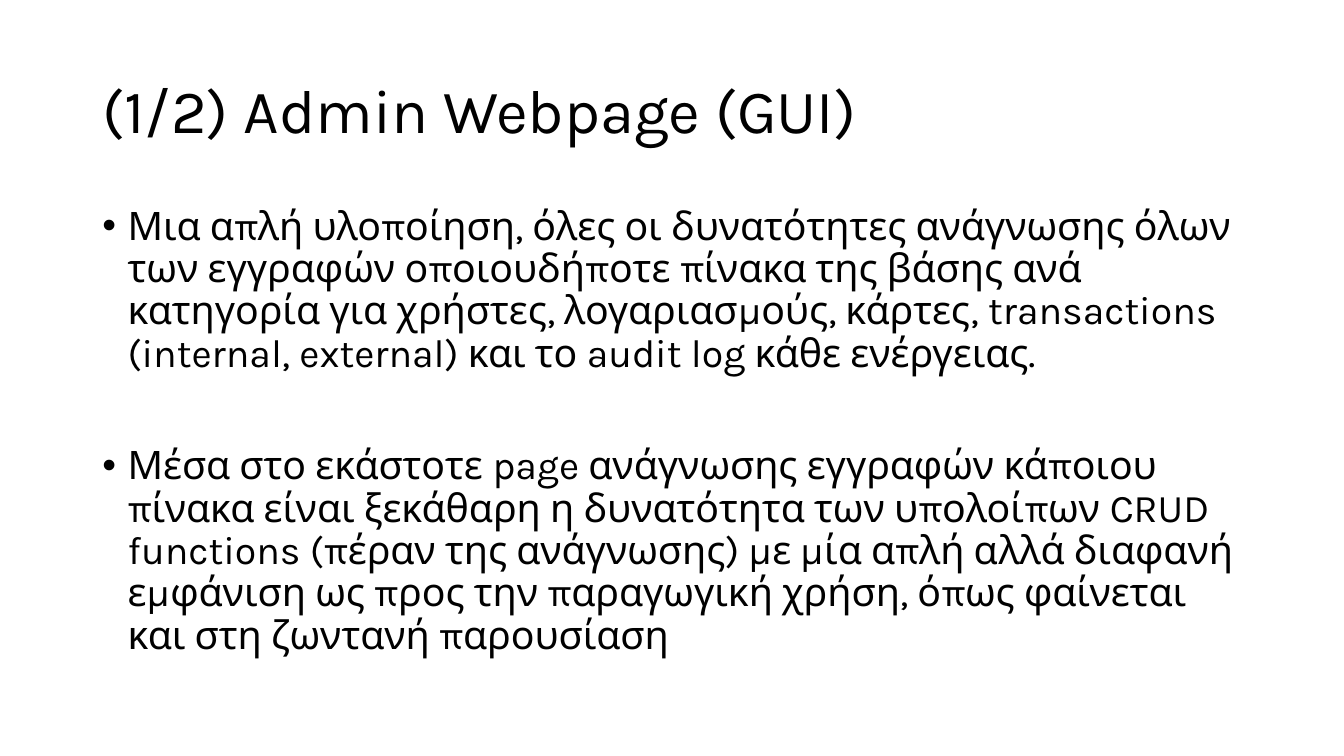
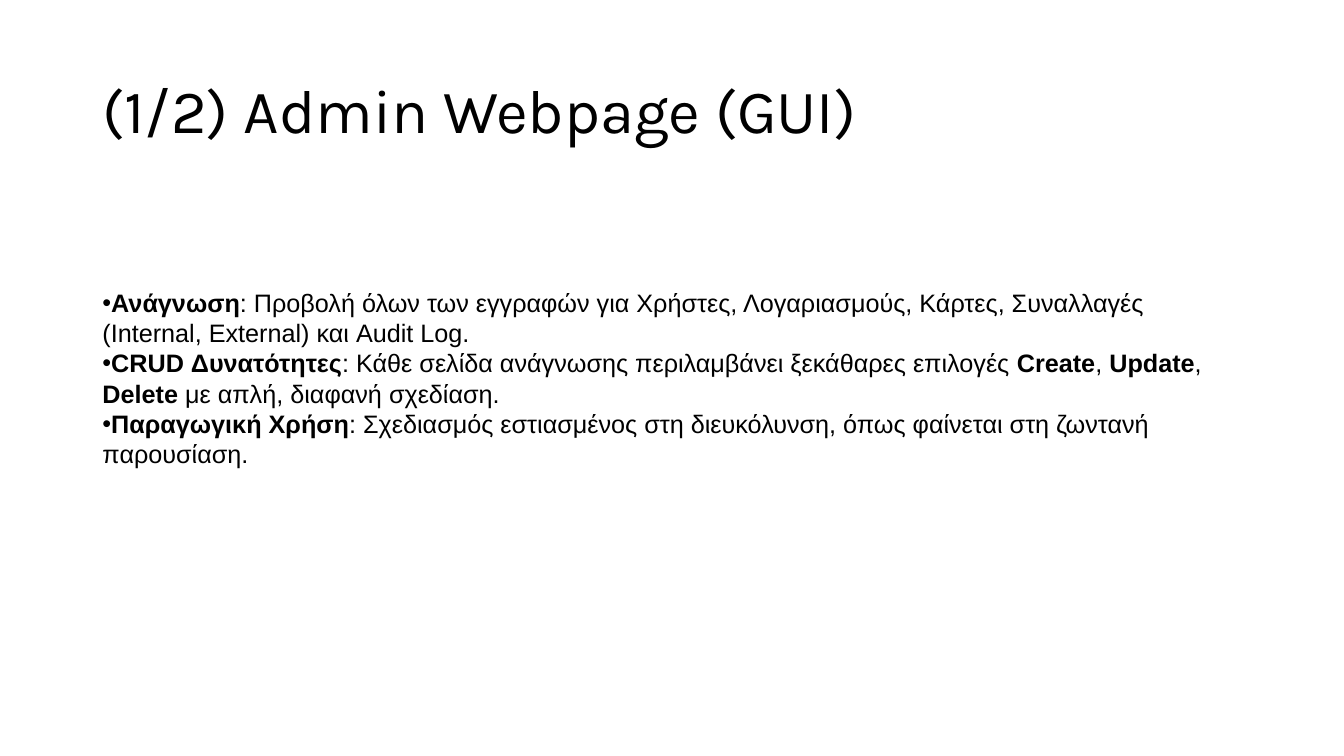
Before and after one commit to HOBBIEZ/ZDFinance, a slide deck: slide 5 of ΣΒΔ2 Παρουσίαση.pptx. Drawn at 1344x756 pixels with LibreOffice and Linux fonts; fonts in the diff are those of the drawing. Boxes give left, top, right and bottom in pixels: in the first picture for what was removed or moved away, otherwise in the second. Text is boxed around its words. In the diff, an @@ line names an element or a change of style, - is before the commit and + after.

Commit message:
pptx

```diff
--- a/ΣΒΔ2 Παρουσίαση.pptx
+++ b/ΣΒΔ2 Παρουσίαση.pptx
@@ text "Ανάγνωση: Προβολή όλων των εγγραφών ..." at (x1=102, y1=293, x2=1201, y2=469): vertical alignment top to middle @@
@@ text at (x1=102, y1=293, x2=1201, y2=469): text changed; size 28 to 18 pt; font Karla to Arial @@
-• Μια απλή υλοποίηση, όλες οι δυνατότητες ανάγνωσης όλων των εγγραφών οποιουδήποτε πίνακα της βάσης ανά κατηγορία για χρήστες, λογαριασμούς, κάρτες, transactions (internal, external) και το audit log κάθε ενέργειας.
-• Μέσα στο εκάστοτε page ανάγνωσης εγγραφών κάποιου πίνακα είναι ξεκάθαρη η δυνατότητα των υπολοίπων CRUD functions (πέραν της ανάγνωσης) με μία απλή αλλά διαφανή εμφάνιση ως προς την παραγωγική χρήση, όπως φαίνεται και στη ζωντανή παρουσίαση
+• Ανάγνωση: Προβολή όλων των εγγραφών για Χρήστες, Λογαριασμούς, Κάρτες, Συναλλαγές (Internal, External) και Audit Log.
+• CRUD Δυνατότητες: Κάθε σελίδα ανάγνωσης περιλαμβάνει ξεκάθαρες επιλογές Create, Update, Delete με απλή, διαφανή σχεδίαση.
+• Παραγωγική Χρήση: Σχεδιασμός εστιασμένος στη διευκόλυνση, όπως φαίνεται στη ζωντανή παρουσίαση.
```
Also in this commit, not shown: 4 other slides changed, 7 slides added, 2 slides removed.
